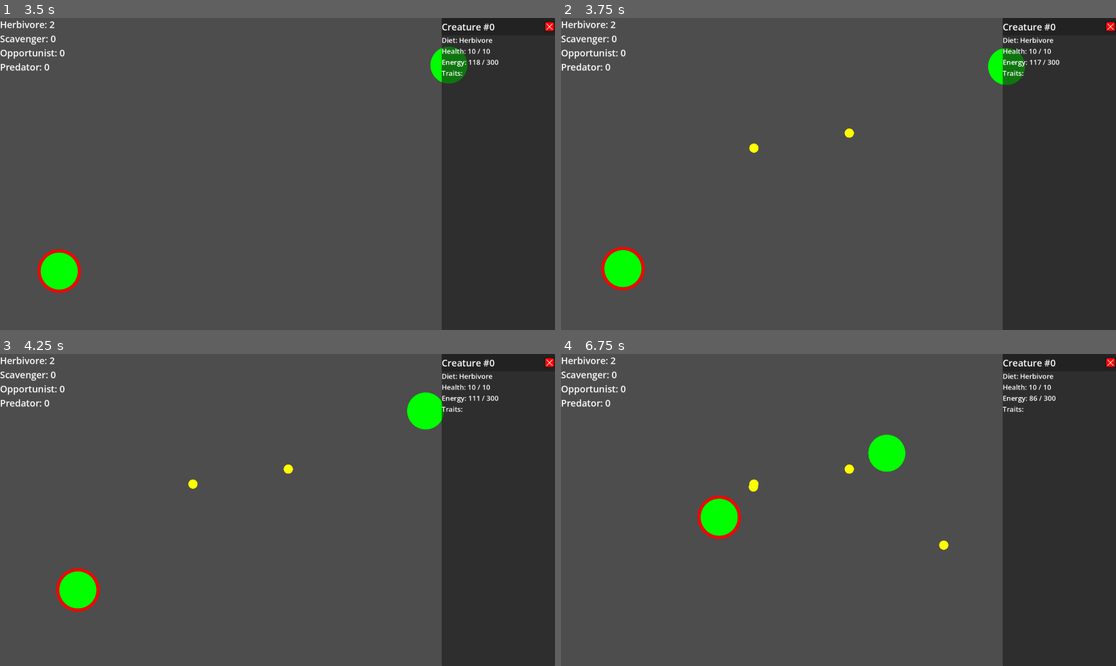
Above: before the commit, frames 1-4 (two rows, left to right).
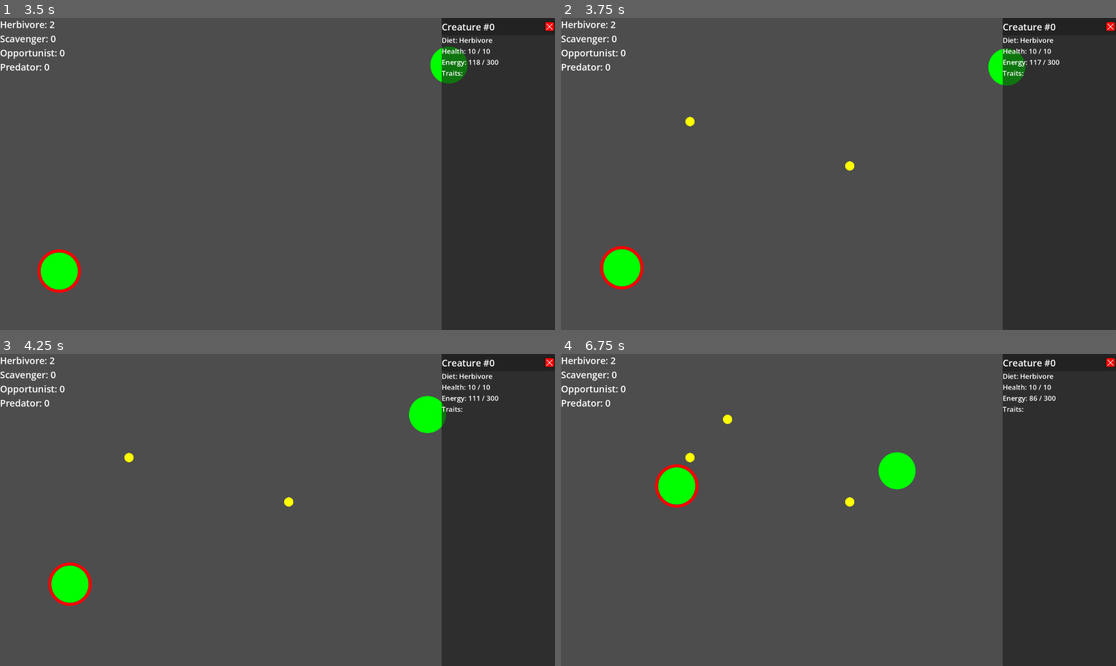
Above: after the commit, the same moments.

Repository: AntonPotapovDev/evolution-game
Game: Godot game, scene res://main.tscn
Two runs of this game, one before a commit and one after it. Both use one fixed random seed, a clock stepped at 60 frames per second and the inputs below.
Inputs (mouse positions are in pixels of both pictures, inside the frame that each line leads up to):
- Up to frame 1 (3.5 s): tap Enter at 0.5, 2 s; drag from (61, 270) to (449, 64) at 0.52 s; tap Space (pause) at 1.25, 2.75 s; drag from (449, 64) to (61, 270) at 1.27 s; move the mouse to (333, 105) at 2.02 s; click (333, 105) at 2.17 s; drag from (249, 236) to (61, 245) at 2.77 s
- Up to frame 2 (3.75 s): tap Enter at 3.5 s; move the mouse to (1005, 220) at 3.52 s; click (1005, 220) at 3.67 s
- Up to frame 3 (4.25 s): no input
- Up to frame 4 (6.75 s): drag from (672, 463) to (638, 588) at 4.27 s; move the mouse to (866, 510) at 5.02 s; click (866, 510) at 5.17 s; drag from (755, 432) to (927, 435) at 5.77 s; move the mouse to (960, 494) at 6.52 s; click (960, 494) at 6.67 s

Frame 1 is identical in both runs. In frame 2, 0.4% of the frame differs, in the area x 7-84%, y 9-88%; in frame 3, 1.1%; in frame 4, 2.9%, in the area x 16-70%, y 19-63%.

Commit message:
Add camera

Diff:
--- /dev/null
+++ b/game_world/game_camera.gd
@@ -0,0 +1,59 @@
+class_name GameCamera
+extends Camera2D
+
+
+@export var zoom_speed: float = 0.1
+@export var min_zoom: float = 0.1
+@export var max_zoom: float = 2.0
+
+
+var _is_dragging: bool = false
+var _drag_start_pos: Vector2
+
+
+func _input(event: InputEvent):
+    if event is InputEventMouseButton:
+        var mb_event = event as InputEventMouseButton
+        _handle_zoom(mb_event)
+        _handle_drag_start(mb_event)
+    elif event is InputEventMouseMotion:
+        var mm_event = event as InputEventMouseMotion
+        _handle_mouse_move(mm_event)
+
+
+func _handle_zoom(event: InputEventMouseButton):
+    var new_zoom = zoom
+
+    if _check_pressed(event, MOUSE_BUTTON_WHEEL_UP):
+        new_zoom += Vector2(zoom_speed, zoom_speed)
+    elif _check_pressed(event, MOUSE_BUTTON_WHEEL_DOWN):
+        new_zoom -= Vector2(zoom_speed, zoom_speed)
+
+    new_zoom.x = clamp(new_zoom.x, min_zoom, max_zoom)
+    new_zoom.y = clamp(new_zoom.y, min_zoom, max_zoom)
+
+    zoom = new_zoom
+
+
+func _handle_drag_start(event: InputEventMouseButton):
+    if event.button_index != MOUSE_BUTTON_RIGHT:
+        return
+
+    if event.is_pressed():
+        _is_dragging = true
+        _drag_start_pos = event.position
+    else:
+        _is_dragging = false
+
+
+func _handle_mouse_move(event: InputEventMouseMotion):
+    if not _is_dragging:
+        return
+
+    var delta = event.position - _drag_start_pos
+    global_position -= delta * (1.0 / zoom.x)
+    _drag_start_pos = event.position
+
+
+func _check_pressed(event: InputEventMouseButton, button: MouseButton) -> bool:
+    return event.button_index == button and event.is_pressed()
--- a/game_world/game_world.gd
+++ b/game_world/game_world.gd
@@ -3,17 +3,30 @@
 
 
 @onready var _food_timer: Timer = $FoodTimer
+@onready var _camera: GameCamera = $GameCamera
+
 
 var _screen_size: Vector2
 var _rng: RandomNumberGenerator
 
 
 func start() -> void:
+    _init_system()
+    _init_cretures()
+
+    _food_timer.start()
+
+
+func _init_system():
+    _screen_size = get_viewport_rect().size
+    _camera.global_position = _screen_size / 2
+
+    _rng = RandomNumberGenerator.new()
+
     Spawner.init(self)
 
-    _screen_size = get_viewport_rect().size
-    _rng = RandomNumberGenerator.new()
 
+func _init_cretures():
     var creatures = get_tree().get_nodes_in_group(Groups.CREATURE)
     for node in creatures:
         var creature = node as Creature
@@ -23,8 +36,6 @@
         var creature_config = CreatureConfig.make_default()
         creature.init(creature_config, Spawner.gen_creature_id(), SearchingState.make_factory())
         EventBus.creature_spawned.emit(creature_config)
-
-    _food_timer.start()
 
 
 func _spawn_food() -> void:
--- a/game_world/game_world.tscn
+++ b/game_world/game_world.tscn
@@ -1,10 +1,16 @@
 [gd_scene format=3 uid="uid://1a3dictbfbag"]
 
 [ext_resource type="Script" uid="uid://c6liunqprkle5" path="res://game_world/game_world.gd" id="1_ea1x0"]
+[ext_resource type="Script" uid="uid://dn1a47qaolp6d" path="res://game_world/game_camera.gd" id="2_abhvm"]
 [ext_resource type="PackedScene" uid="uid://c71ebubvtykbs" path="res://creature/creature.tscn" id="2_e08lw"]
 
 [node name="GameWorld" type="Node2D" unique_id=1257805047]
 script = ExtResource("1_ea1x0")
+
+[node name="GameCamera" type="Camera2D" parent="." unique_id=950997783]
+process_mode = 3
+script = ExtResource("2_abhvm")
+metadata/_custom_type_script = "uid://dn1a47qaolp6d"
 
 [node name="FoodTimer" type="Timer" parent="." unique_id=1839282753]
 wait_time = 2.0
--- a/globals/layers.gd
+++ b/globals/layers.gd
@@ -3,3 +3,4 @@
 
 const FOOD: int  = 1
 const CREATURE: int = 2
+const UI: int = 3
--- /dev/null
+++ b/ui/count_labels/count_labels.gd
@@ -0,0 +1,54 @@
+class_name CountLabels
+extends VBoxContainer
+
+
+var _herbi_count: int = 0
+var _scavenger_count: int = 0
+var _opport_count: int = 0
+var _carni_count: int = 0
+
+
+@onready var _herbi_label: Label = $HerbiCount
+@onready var _scavenger_label: Label = $ScavengerCount
+@onready var _opport_label: Label = $OpportunistCount
+@onready var _carni_label: Label = $CarniCount
+
+
+func _ready() -> void:
+    EventBus.creature_spawned.connect(_on_creature_spawned)
+    EventBus.creature_died.connect(_on_creature_died)
+
+    _update_label(_herbi_label, Text.LABEL_BY_DIET[CreatureConfig.DietPhase.HERBIVORE], _herbi_count)
+    _update_label(_scavenger_label, Text.LABEL_BY_DIET[CreatureConfig.DietPhase.OMNIVORE_SCAVENGER], _scavenger_count)
+    _update_label(_opport_label, Text.LABEL_BY_DIET[CreatureConfig.DietPhase.OMNIVORE_OPPORTUNIST], _opport_count)
+    _update_label(_carni_label, Text.LABEL_BY_DIET[CreatureConfig.DietPhase.CARNIVORE], _carni_count)
+
+
+func _update_hud_with_config(config: CreatureConfig, delta: int):
+    var new_title = Text.LABEL_BY_DIET[config.diet_phase]
+
+    match config.diet_phase:
+        CreatureConfig.DietPhase.HERBIVORE:
+            _herbi_count += delta
+            _update_label(_herbi_label, new_title, _herbi_count)
+        CreatureConfig.DietPhase.OMNIVORE_SCAVENGER:
+            _scavenger_count += delta
+            _update_label(_scavenger_label, new_title, _scavenger_count)
+        CreatureConfig.DietPhase.OMNIVORE_OPPORTUNIST:
+            _opport_count += delta
+            _update_label(_opport_label, new_title, _opport_count)
+        CreatureConfig.DietPhase.CARNIVORE:
+            _carni_count += delta
+            _update_label(_carni_label, new_title, _carni_count)
+
+
+func _update_label(label: Label, title: StringName, count: int):
+    label.text = str(title) + ": " + str(count)
+
+
+func _on_creature_spawned(config: CreatureConfig):
+    _update_hud_with_config(config, 1)
+
+
+func _on_creature_died(config: CreatureConfig):
+    _update_hud_with_config(config, -1)
--- /dev/null
+++ b/ui/count_labels/count_labels.tscn
@@ -0,0 +1,27 @@
+[gd_scene format=3 uid="uid://2khetq2gljxr"]
+
+[ext_resource type="Script" uid="uid://clphlor6pn4du" path="res://ui/count_labels/count_labels.gd" id="1_1r4ba"]
+
+[sub_resource type="LabelSettings" id="LabelSettings_n2snw"]
+font_size = 32
+
+[node name="CountLabels" type="VBoxContainer" unique_id=2065006069]
+offset_right = 524.0
+offset_bottom = 192.0
+script = ExtResource("1_1r4ba")
+
+[node name="HerbiCount" type="Label" parent="." unique_id=1306181668]
+layout_mode = 2
+label_settings = SubResource("LabelSettings_n2snw")
+
+[node name="ScavengerCount" type="Label" parent="." unique_id=2080954146]
+layout_mode = 2
+label_settings = SubResource("LabelSettings_n2snw")
+
+[node name="OpportunistCount" type="Label" parent="." unique_id=1578637957]
+layout_mode = 2
+label_settings = SubResource("LabelSettings_n2snw")
+
+[node name="CarniCount" type="Label" parent="." unique_id=1881016956]
+layout_mode = 2
+label_settings = SubResource("LabelSettings_n2snw")
--- a/ui/creature_selection_control/creature_selection_control.gd
+++ b/ui/creature_selection_control/creature_selection_control.gd
@@ -15,6 +15,10 @@
         _outline.visible = value
 
 
+func _ready() -> void:
+    z_index = Layers.UI
+
+
 func _on_input_event(_viewport: Node, event: InputEvent, _shape_idx: int) -> void:
     var mouse_button_event = event as InputEventMouseButton
     if not mouse_button_event:
--- a/ui/hud/hud.gd
+++ b/ui/hud/hud.gd
@@ -1,59 +1,7 @@
 class_name Hud
 extends CanvasLayer
-
-
-var _herbi_count: int = 0
-var _scavenger_count: int = 0
-var _opport_count: int = 0
-var _carni_count: int = 0
-
-
-@onready var _herbi_label: Label = $CountLabels/HerbiCount
-@onready var _scavenger_label: Label = $CountLabels/ScavengerCount
-@onready var _opport_label: Label = $CountLabels/OpportunistCount
-@onready var _carni_label: Label = $CountLabels/CarniCount
-
-
-func _ready() -> void:
-    EventBus.creature_spawned.connect(_on_creature_spawned)
-    EventBus.creature_died.connect(_on_creature_died)
-
-    _update_label(_herbi_label, Text.LABEL_BY_DIET[CreatureConfig.DietPhase.HERBIVORE], _herbi_count)
-    _update_label(_scavenger_label, Text.LABEL_BY_DIET[CreatureConfig.DietPhase.OMNIVORE_SCAVENGER], _scavenger_count)
-    _update_label(_opport_label, Text.LABEL_BY_DIET[CreatureConfig.DietPhase.OMNIVORE_OPPORTUNIST], _opport_count)
-    _update_label(_carni_label, Text.LABEL_BY_DIET[CreatureConfig.DietPhase.CARNIVORE], _carni_count)
 
 
 func _process(_delta: float) -> void:
     if Input.is_action_just_pressed("pause"):
         get_tree().paused = not get_tree().paused
-
-
-func _update_hud_with_config(config: CreatureConfig, delta: int):
-    var new_title = Text.LABEL_BY_DIET[config.diet_phase]
-
-    match config.diet_phase:
-        CreatureConfig.DietPhase.HERBIVORE:
-            _herbi_count += delta
-            _update_label(_herbi_label, new_title, _herbi_count)
-        CreatureConfig.DietPhase.OMNIVORE_SCAVENGER:
-            _scavenger_count += delta
-            _update_label(_scavenger_label, new_title, _scavenger_count)
-        CreatureConfig.DietPhase.OMNIVORE_OPPORTUNIST:
-            _opport_count += delta
-            _update_label(_opport_label, new_title, _opport_count)
-        CreatureConfig.DietPhase.CARNIVORE:
-            _carni_count += delta
-            _update_label(_carni_label, new_title, _carni_count)
-
-
-func _update_label(label: Label, title: StringName, count: int):
-    label.text = str(title) + ": " + str(count)
-
-
-func _on_creature_spawned(config: CreatureConfig):
-    _update_hud_with_config(config, 1)
-
-
-func _on_creature_died(config: CreatureConfig):
-    _update_hud_with_config(config, -1)
--- a/ui/hud/hud.tscn
+++ b/ui/hud/hud.tscn
@@ -2,31 +2,11 @@
 
 [ext_resource type="Script" uid="uid://dbx674ruyn3qk" path="res://ui/hud/hud.gd" id="1_37p78"]
 [ext_resource type="PackedScene" uid="uid://mvm85gkgrem2" path="res://ui/inspector/inspector.tscn" id="2_64ctp"]
-
-[sub_resource type="LabelSettings" id="LabelSettings_n2snw"]
-font_size = 32
+[ext_resource type="PackedScene" uid="uid://2khetq2gljxr" path="res://ui/count_labels/count_labels.tscn" id="2_e0nub"]
 
 [node name="Hud" type="CanvasLayer" unique_id=90402845]
 script = ExtResource("1_37p78")
 
-[node name="CountLabels" type="VBoxContainer" parent="." unique_id=1417339873]
-offset_right = 524.0
-offset_bottom = 192.0
-
-[node name="HerbiCount" type="Label" parent="CountLabels" unique_id=1709060505]
-layout_mode = 2
-label_settings = SubResource("LabelSettings_n2snw")
-
-[node name="ScavengerCount" type="Label" parent="CountLabels" unique_id=1961211358]
-layout_mode = 2
-label_settings = SubResource("LabelSettings_n2snw")
-
-[node name="OpportunistCount" type="Label" parent="CountLabels" unique_id=667481630]
-layout_mode = 2
-label_settings = SubResource("LabelSettings_n2snw")
-
-[node name="CarniCount" type="Label" parent="CountLabels" unique_id=843713176]
-layout_mode = 2
-label_settings = SubResource("LabelSettings_n2snw")
+[node name="CountLabels" parent="." unique_id=2065006069 instance=ExtResource("2_e0nub")]
 
 [node name="Inspector" parent="." unique_id=960180861 instance=ExtResource("2_64ctp")]
Not shown, added: game_world/game_camera.gd.uid
Not shown, added: ui/count_labels/count_labels.gd.uid
